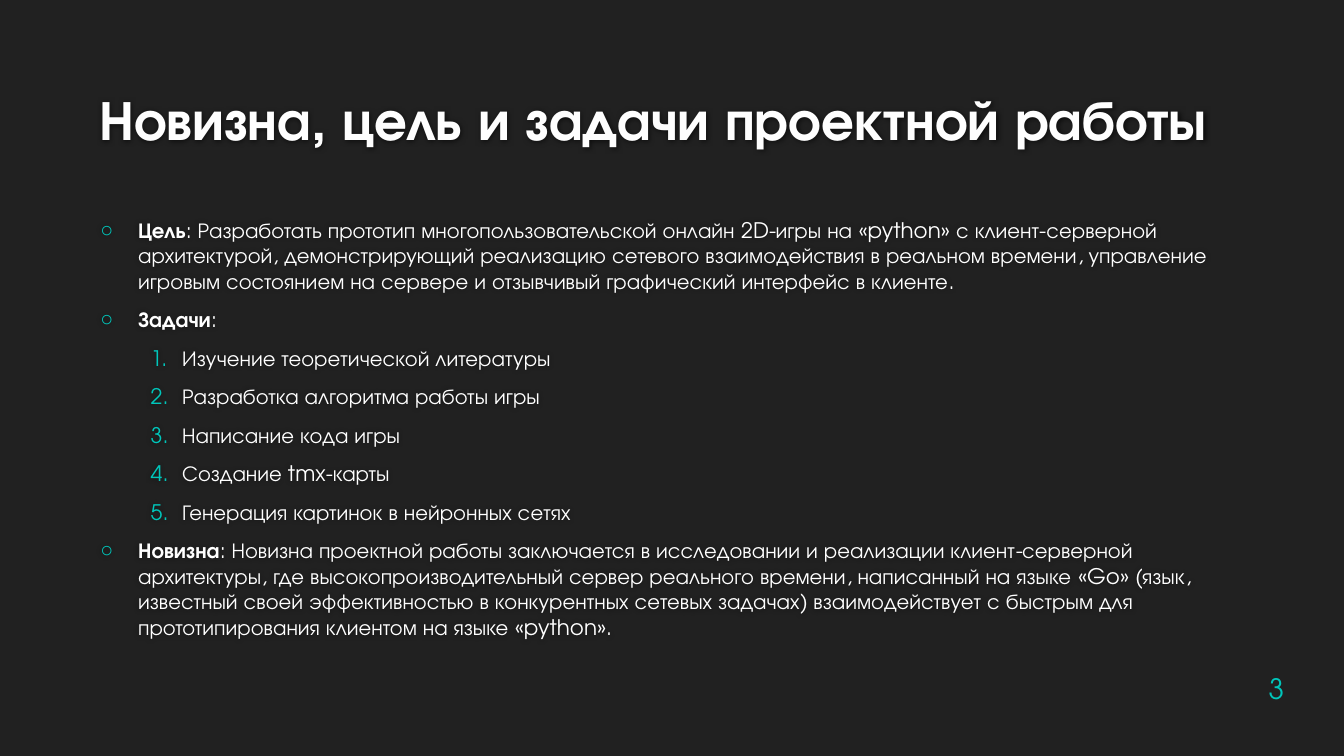
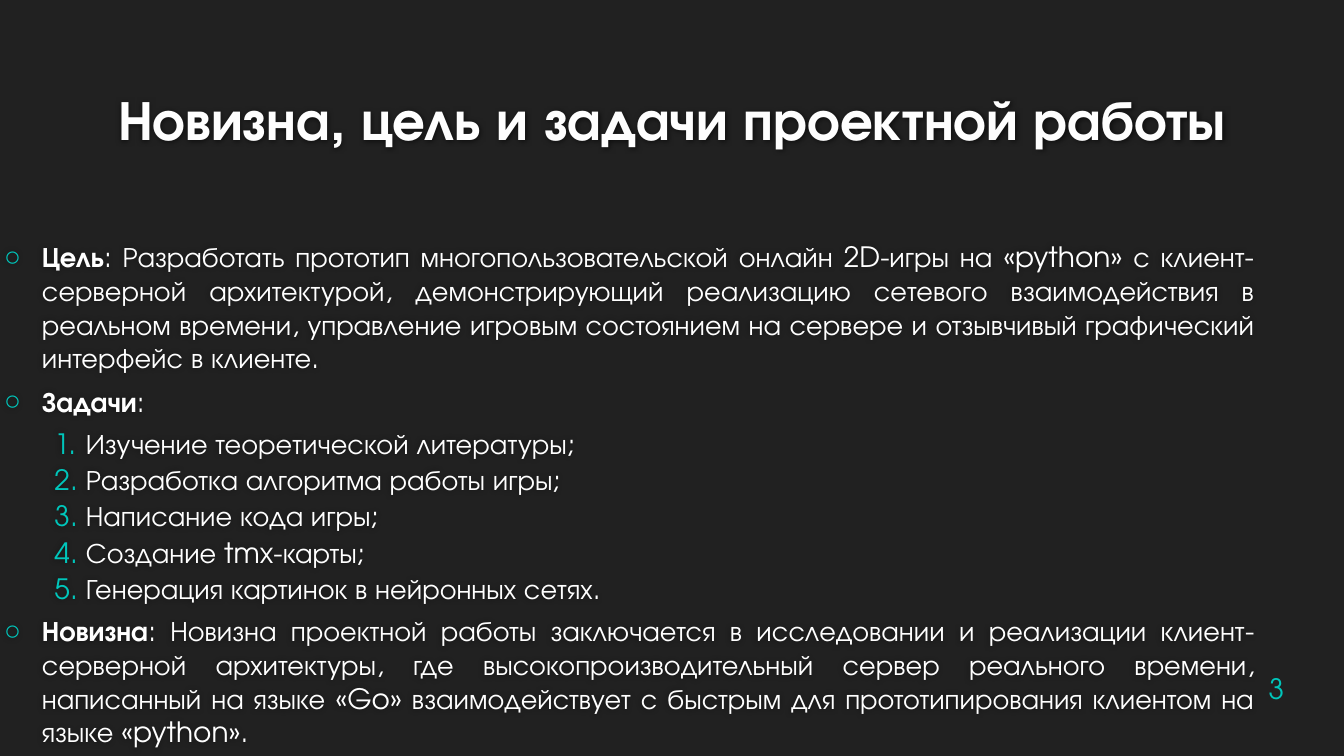
Before and after one commit to leagueofadventures/origin, a slide deck: slide 3 of Документация/origin.pptx. Drawn at 1344x756 pixels with LibreOffice and Linux fonts; fonts in the diff are those of the drawing; background and template pictures are left out. Boxes give left, top, right and bottom in pixels: in the first picture for what was removed or moved away, otherwise in the second. Text is boxed around its words. In the diff, an @@ line names an element or a change of style, - is before the commit and + after.

```diff
--- a/Документация/origin.pptx
+++ b/Документация/origin.pptx
@@ title "Новизна, цель и задачи проектной ..." at (118,101,1226,150): alignment left to centre @@
@@ text "Цель: Разработать прототип многопользовательской онлайн ...": place and size @@
-text "Цель: Разработать прототип многопользовательской онлайн ..." at (138,222,1207,639)
+text "Цель: Разработать прототип многопользовательской онлайн ..." at (42,246,1254,748)
@@ text at (42,246,1254,416): size 15.3 to 20 pt in "Цель: Разработать прототип многопользовательской онлайн 2D-и ...", "Задачи:"; alignment left to justified; less space between paragraphs @@
@@ text at (42,435,1253,748): text changed; size 15.3 to 20 pt @@
-  1. Изучение теоретической литературы
-  2. Разработка алгоритма работы игры
-  3. Написание кода игры
-  4. Создание tmx-карты
-  5. Генерация картинок в нейронных сетях
-○ Новизна: Новизна проектной работы заключается в исследовании и реализации клиент-серверной архитектуры, где высокопроизводительный сервер реального времени, написанный на языке «Go» (язык, известный своей эффективностью в конкурентных сетевых задачах) взаимодействует с быстрым для прототипирования клиентом на языке «python».
+  1. Изучение теоретической литературы;
+  2. Разработка алгоритма работы игры;
+  3. Написание кода игры;
+  4. Создание tmx-карты;
+  5. Генерация картинок в нейронных сетях.
+○ Новизна: Новизна проектной работы заключается в исследовании и реализации клиент-серверной архитектуры, где высокопроизводительный сервер реального времени, написанный на языке «Go» взаимодействует с быстрым для прототипирования клиентом на языке «python».
```
Also in this commit, not shown: 11 other slides changed, 2 other files.
